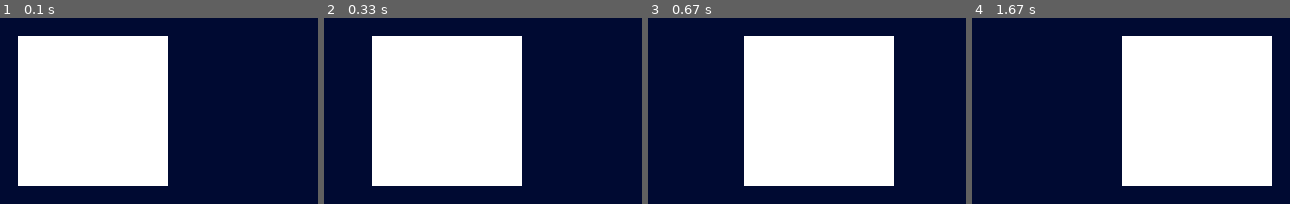
Above: before the commit, frames 1-4 (left to right).
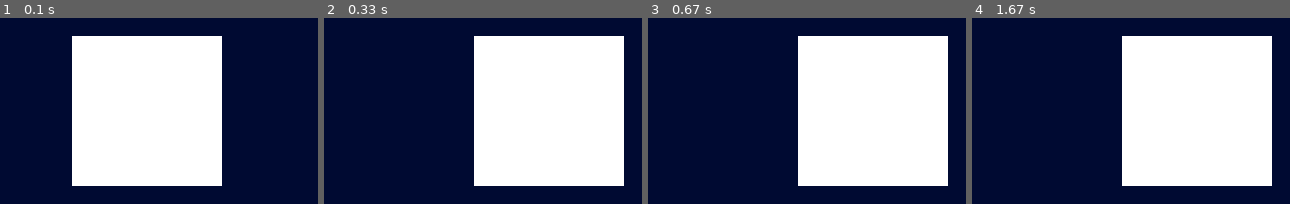
Above: after the commit, the same moments.

Repository: FablabMoebius/HoloFace
Game: pygame game, started from move-rect.py
The game is run twice, just before and just after one commit, with the same random seed, the same clock (stepped at 60 frames per second) and the same inputs.
Inputs:
- Up to frame 1 (0.1 s): no input
- Up to frame 2 (0.33 s): no input
- Up to frame 3 (0.67 s): no input
- Up to frame 4 (1.67 s): no input

The runs differ from the first frame. In frame 1, 27% of the frame differs, in the area x 5-70%, y 9-91%; in frame 2, 52%, in the area x 15-95%, y 9-91%; in frame 3, 27%; in frame 4, nothing differs.

Commit message:
first animation tests resizing and rotating rectangles

Diff:
--- /dev/null
+++ b/anim_rect.py
@@ -0,0 +1,98 @@
+# coding: utf-8
+'''
+[En] test rectangle animation
+'''
+import sys, time, random
+import pygame as pg
+import os
+import numpy as np
+from math import sin, pi
+import time
+
+def RoundedRect(screen, rect, color, radius=0.5, angle=0):
+    """
+    :param screen: display destination
+    :param rect: pygame Rect instance
+    :param color: color in rgb or rgba mode
+    :param float radius: rounded corner ratio in [0, 1]
+    :param int angle: rotation angle in degrees
+    """
+
+    color = pg.Color(*color)
+    alpha = color.a
+    color.a = 0
+    pos = rect.topleft
+    rect.topleft = 0, 0
+    rectangle = pg.Surface(rect.size, pg.SRCALPHA)
+
+    circle = pg.Surface([min(rect.size) * 3] * 2, pg.SRCALPHA)
+    pg.draw.ellipse(circle, (0, 0, 0), circle.get_rect(), 0)
+    circle = pg.transform.smoothscale(circle, [int(min(rect.size) * radius)] * 2)
+
+    radius = rectangle.blit(circle, (0, 0))
+    radius.bottomright = rect.bottomright
+    rectangle.blit(circle, radius)
+    radius.topright = rect.topright
+    rectangle.blit(circle, radius)
+    radius.bottomleft = rect.bottomleft
+    rectangle.blit(circle, radius)
+
+    rectangle.fill((0, 0, 0), rect.inflate(-radius.w, 0))
+    rectangle.fill((0, 0, 0), rect.inflate(0, -radius.h))
+    rectangle.fill(color, special_flags=pg.BLEND_RGBA_MAX)
+    rectangle.fill((255, 255, 255, alpha), special_flags=pg.BLEND_RGBA_MIN)
+    r = pg.transform.rotate(rectangle, angle)
+
+    return screen.blit(r, pos)
+
+#"""
+path = os.getcwd()
+pg.init()
+
+# animation parameters
+fps = 100  # frame per second
+N_ROWS = 30
+N_COLS = 40
+SIZE = 25  # size of a square unit [pixel]
+size_init = SIZE // 5  # initial shape size [pixel]
+T = 5  # resize period [s]
+rotation_speeds = np.random.uniform(0, 1, N_ROWS * N_COLS).reshape((N_ROWS, N_COLS))
+print(rotation_speeds)
+
+marine = (0, 10, 50)
+white = (255, 255, 255)
+
+screen = pg.display.set_mode((N_COLS * SIZE, N_ROWS * SIZE))
+screen.fill(marine)
+pg.display.flip()
+pg.display.set_caption('HoloFace test animation')
+pg.mouse.set_visible(0)
+
+holoface_close = False  # flag to stop
+clock = pg.time.Clock()
+t0 = clock.get_time()
+print(t0)
+t0 = time.time()
+print(t0)
+
+sizes = size_init * np.ones((N_ROWS, N_COLS), dtype=float)
+angles = np.zeros((N_ROWS, N_COLS), dtype=float)
+
+while not holoface_close:
+    for event in pg.event.get():
+        if event.type == pg.QUIT:
+            holoface_close = True
+            pg.quit()
+
+    t = time.time()
+    rect = pg.draw.rect(screen, marine, pg.Rect(0, 0, N_COLS * SIZE, N_ROWS * SIZE))
+    for i in range(N_ROWS):
+        for j in range(N_COLS):
+            x, y = (2 * j + 1) * SIZE // 2, (2 * i + 1) * SIZE // 2
+            sizes[i, j] = size_init + rotation_speeds[i, j] * SIZE // 2 * abs(sin(pi * (t - t0) / T))
+            angles[i, j] = (angles[i, j] + rotation_speeds[i, j]) % 360  # rotation angle
+            size = sizes[i, j]
+            RoundedRect(screen, pg.Rect(x - size // 2, y - size // 2, size, size), white, 0.5, angles[i, j])
+    pg.display.update()
+    clock.tick(fps)
+#"""
--- a/move-rect.py
+++ b/move-rect.py
@@ -1,3 +1,4 @@
+# coding: utf-8
 '''
 [En] This Script tests animation of "pixels" through rectangles in pygame. If the animation quality is not good enough we will explore another way to obtain a smooth animation
 [Fr] Ce script teste l'animation des "pixels" via les rectangles de PyGame. Si le résultat n'est pas assez qualitatif, on essayera un autre moyen.
@@ -34,8 +35,9 @@
 target_x = 150
 target_y = 150
 # Motion step / Pas de l'animation
-pas_x = int((target_x-x)/24)
-pas_y = int((target_y-y)/24)
+fps = 250
+pas_x = int((target_x-x)/fps)
+pas_y = int((target_y-y)/fps)
 # Clock init for FPS specification / Initialisation de l'horloge pour déterminer la fréquence de l'affichage
 clock = pg.time.Clock()
 
@@ -81,7 +83,7 @@
 
         # [En] Frame rate definition
         # [Fr] Définition de la fréquence de l'animation
-        clock.tick(24)
+        clock.tick(fps)
 
 #----------------------------------------------------------
 # [En] Main program
--- a/test_w_pygame_lib.py
+++ b/test_w_pygame_lib.py
@@ -1,3 +1,4 @@
+# coding: utf-8
 '''
 [En]
 FABLAB MOEBIUS - 6/8/19
@@ -18,6 +19,8 @@
 import sys, time, random
 import pygame as pg
 import os
+from anim_rect import RoundedRect
+
 path = os.getcwd()
 pg.init()
 
@@ -34,12 +37,12 @@
 # ECRAN
 # Choix du mode d'orientation de l'ecran : Mode vertical (v) ou Horizontal (h)
 
-mode = 'v'
+mode = 'h'
 
 # Default screen dimensions
 # Dimensions de l'ecran (Le format de base est un écran full HD
 # 1 = taille d'un écran full HD (1920 x 1080) / 2 = moitiée d'un écran Full HD / 3 = tiers d'un écran Full HD
-ratio = 2
+ratio = 8
 
 if (mode == 'v'):
     screen_w = int(1080/ratio)
@@ -66,8 +69,8 @@
 
 
 #Caracteristiques des pixels (width, height)
-pixel_w = 5 #pixels
-pixel_h = 5 #pixels
+pixel_w = 8 #pixels
+pixel_h = 8 #pixels
 # initial % scale
 pixel_scale = 10 #en pourcentage
 # Délai maximum entre génération de vagues
@@ -95,13 +98,13 @@
 for l in range (1, line_max):
         for i in range (1, col_max):
             pg.draw.rect(screen, (255, 255, 255), pg.Rect(int(i*step_h),int(l*step_v),int(pixel_w*pixel_scale/100),int(pixel_h*pixel_scale/100)))
-            #print('pox x : %d, pos y : %d, pos x + pixw : %d, pos y + pixh : %d' % (i*step_h,l*step_v,i*step_h+pixel_w,l*step_v+pixel_h))
+            print('pox x : %d, pos y : %d, pos x + pixw : %d, pos y + pixh : %d' % (i*step_h,l*step_v,i*step_h+pixel_w,l*step_v+pixel_h))
 pg.display.update()
 
 
 
-pg.transform.scale (pg.image.load(path+'/images/shim.png'), [10,10])
-pg.display.update()
+#pg.transform.scale (pg.image.load(path+'/images/shim.bmp'), [10,10])
+#pg.display.update()
 
 # On bloque la fermeture de la fenêtre
 while not holoface_close:
Binary file added: images/shim.bmp
